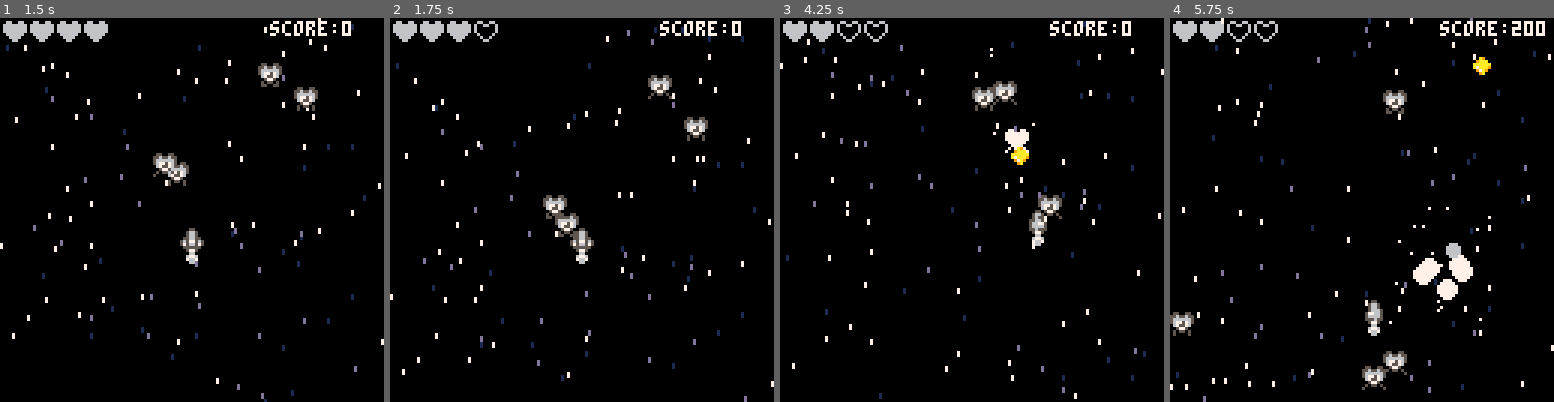
Above: before the commit, frames 1-4 (left to right).
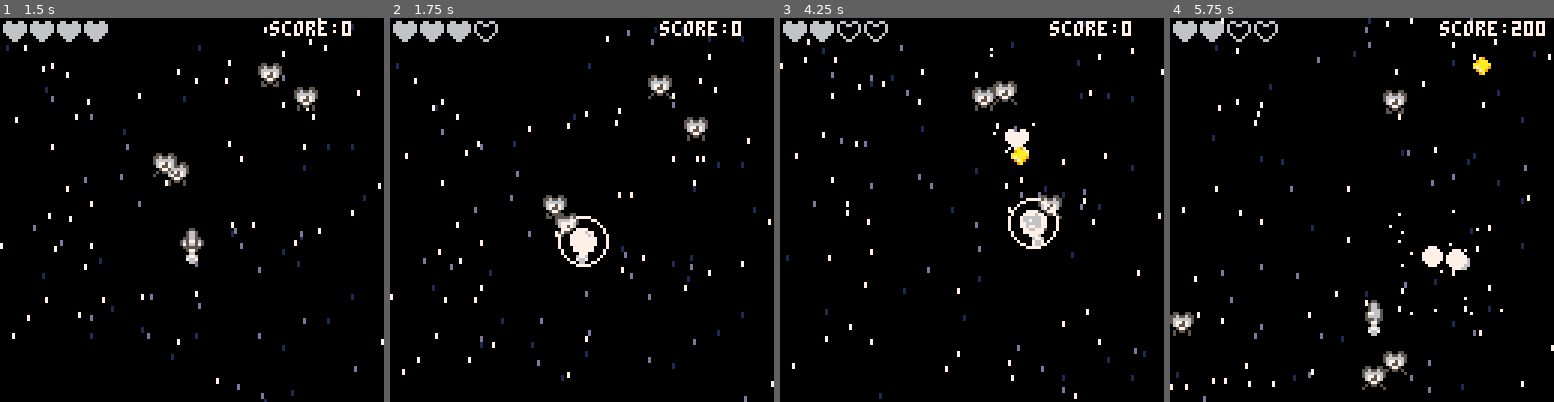
Above: after the commit, the same moments.

Repository: thorty/pico8_shmup
Game: PICO-8 cartridge myshmup2.p8
Same seed, same stepped clock (60 frames per second), same inputs: the game is played once before the commit and once after it.
Inputs:
- Up to frame 1 (1.5 s): tap O (Z key) at 0.33, 0.7, 1.43 s; tap X (X key) at 1.07 s
- Up to frame 2 (1.75 s): no input
- Up to frame 3 (4.25 s): hold Left 1.97-2.37 s; tap X (X key) every 0.33 s from 2.07 to 4.07 s; tap O (Z key) at 2.22, 3.1, 3.98 s; hold Down 2.42-2.82 s; hold Right 2.87-3.53 s; hold Up 3.58-4.08 s; hold Right from 4.13 s (still down)
- Up to frame 4 (5.75 s): tap X (X key) every 0.33 s from 4.4 to 5.73 s; release Right at 4.53 s; hold Down 4.58-5.08 s; tap O (Z key) at 4.87 s; hold Left from 5.13 s (still down)

Frame 1 is identical in both runs. In frame 2, 0.6% of the frame differs, in the area x 43-58%, y 51-65%; in frame 3, 0.6%; in frame 4, 1.1%, in the area x 57-87%, y 49-80%.

Commit message:
ship explosion animation

Diff:
--- a/game.lua
+++ b/game.lua
@@ -141,6 +141,9 @@
 				--del(enemies, myen)
 				if lives<=0 then
 					explode(ship.x+4,ship.y+4, true)
+				else
+					explode(ship.x+4,ship.y+4, false)
+
 				end
 			end
 		end
